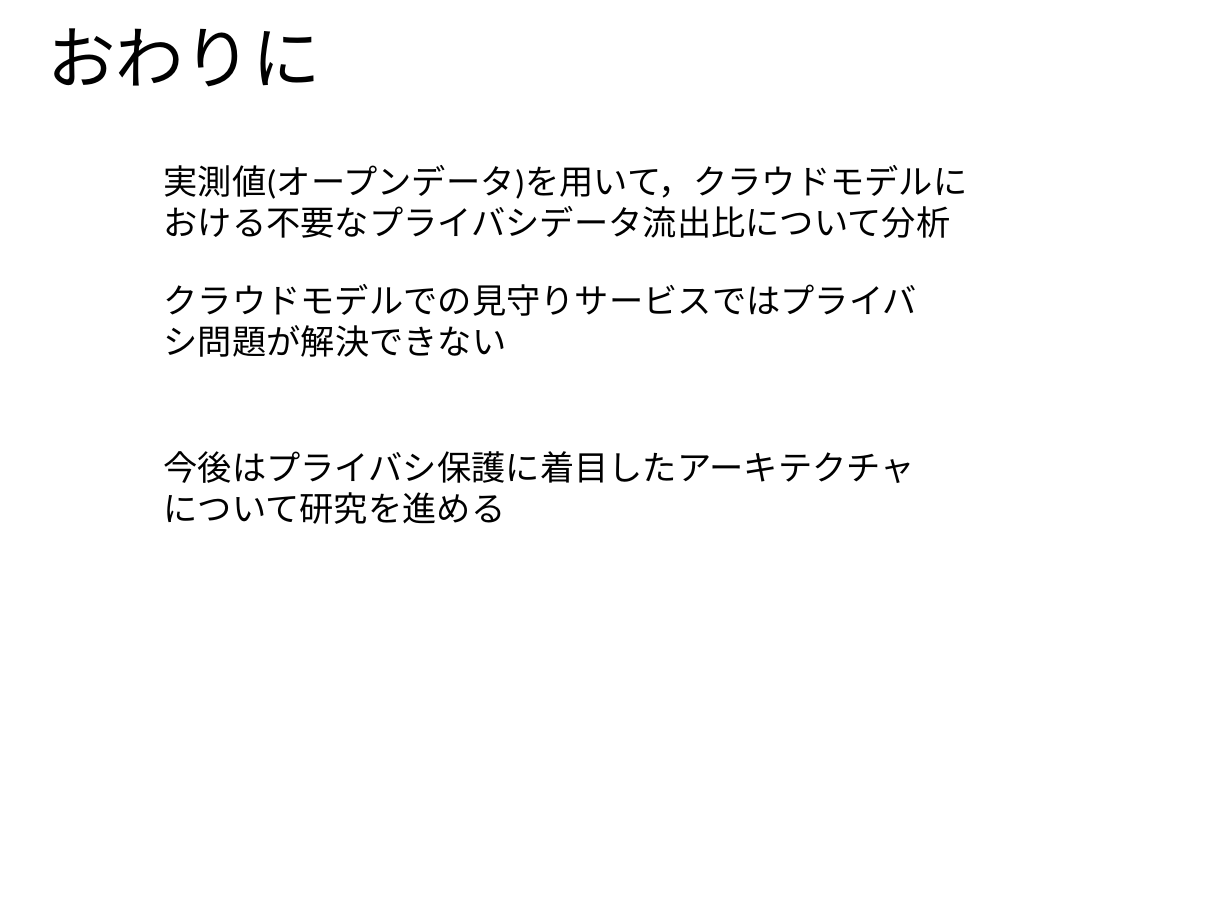
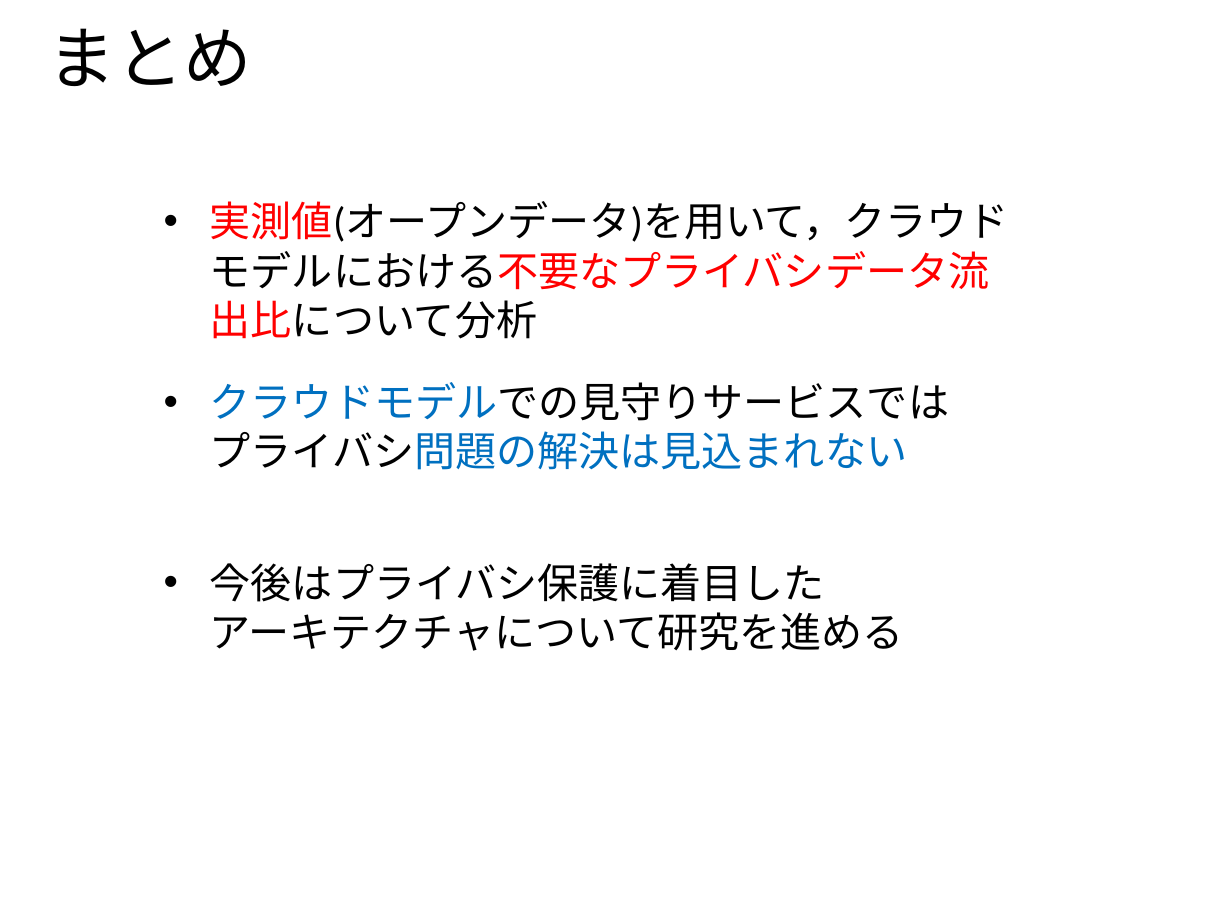
Before and after one commit to ao-megane/LplcOpenDataConverter, a slide deck: slide 28 of LplcOpenDataConverter/LplcOpenDataConverter/プレゼン/多地点カメラを用いた見守りサービスにおける第三者のプライバシデータ流出比の定量評価.pptx (slide 30 before the commit). Drawn at 1232x924 pixels with LibreOffice and Linux fonts; fonts in the diff are those of the drawing; background and template pictures are left out. Boxes give left, top, right and bottom in pixels: in the first picture for what was removed or moved away, otherwise in the second. Text is boxed around its words. In the diff, an @@ line names an element or a change of style, - is before the commit and + after.

```diff
--- a/LplcOpenDataConverter/LplcOpenDataConverter/プレゼン/多地点カメラを用いた見守りサービスにおける第三者のプライバシデータ流出比の定量評価.pptx
+++ b/LplcOpenDataConverter/LplcOpenDataConverter/プレゼン/多地点カメラを用いた見守りサービスにおける第三者のプライバシデータ流出比の定量評価.pptx
@@ title at [47,28,252,86]: text changed @@
-おわりに
+まとめ
@@ text "実測値(オープンデータ)を用いて，クラウドモデルにおける不要なプライバシデータ流出比について分析": place and size @@
-text "実測値(オープンデータ)を用いて，クラウドモデルにおける不要なプライバシデータ流出比について分析" at [164,165,968,238]
+text "実測値(オープンデータ)を用いて，クラウドモデルにおける不要なプライバシデータ流出比について分析" at [210,201,1009,339]
@@ text "実測値(オープンデータ)を用いて，クラウドモデルにおける不要なプライバシデータ流出比について分析" at [210,201,1009,339]: size 20 to 24 pt; text colour #000000 to #FF0000 in "実測値(オープンデータ)を用いて，クラウドモデルにおける不要なプライバシデータ流出比について分析"; bullet none to • @@
@@ text at [210,382,949,470]: text changed; size 20 to 24 pt; text colour #000000 to #0070C0 @@
-クラウドモデルでの見守りサービスではプライバシ問題が解決できない
+• クラウドモデルでの見守りサービスでは
+  プライバシ問題の解決は見込まれない
@@ text at [210,563,904,651]: text changed; size 20 to 24 pt @@
-今後はプライバシ保護に着目したアーキテクチャについて研究を進める
+• 今後はプライバシ保護に着目した
+  アーキテクチャについて研究を進める
```
Also in this commit, not shown: 18 other slides changed, 8 slides added, 9 slides removed, 1 other file.
